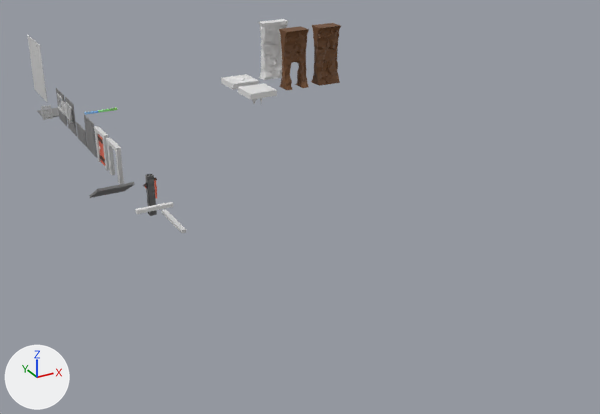
The Blender file Project/Blender/HouseParts.blend: old version first, new version second.
One viewpoint serves both versions: a camera (50 mm lens) standing at (-31.6, -36.0, 15.6) and looking at (-7.6, 7.6, -6.2). The lights are fixed; the arrows at lower left show +X, +Y and +Z.
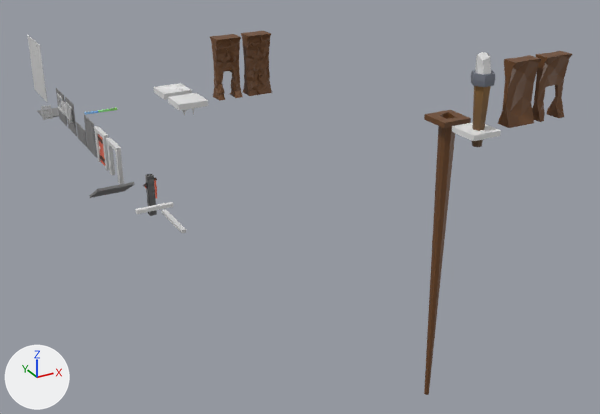
Where the change shows, as pixel boxes (x1, y1, x2, y2) in the pictures (600 x 414 px):
'Cube.004', moved: before (311, 23, 341, 86); after (497, 55, 541, 128)
'Cube.008', added (brown): after (424, 110, 471, 395)
'Cube.005', moved: before (279, 26, 309, 90); after (210, 34, 243, 101)
'Cube.011', added (brown): after (532, 51, 572, 122)
'Cube.006', added (brown): after (241, 31, 272, 96)
'Light_08.001', added: after (471, 52, 495, 147)
'Cube.002', deleted: before (258, 19, 288, 80)
'Cube.007', moved: before (238, 83, 277, 104); after (168, 93, 208, 115)
'Cube.003', moved: before (221, 74, 259, 90); after (153, 83, 192, 100)
'Cube', added: after (452, 122, 501, 141)

Edits to the bpy script that builds the scene:
```text
Add img_base_color_texture:
    img_base_color_texture = load_image('base_color_texture', '../Assets/LowPolyAssetBundle/LowPolyDungeons/Textures/Texture_01.png', 1024, 1024, 'sRGB')
Add mat_dungeon_mat_01_001:
    mat_dungeon_mat_01_001 = principled_material('Dungeon_Mat_01.001')
    mat_dungeon_mat_01_001.texture = img_base_color_texture
    mat_dungeon_mat_01_001.roughness = 0.75
    mat_dungeon_mat_01_001.specular_ior_level = 1.0
Add mat_light_01:
    mat_light_01 = principled_material('Light_01')
    mat_light_01.base_color = (0.8, 0.8, 0.8)  # white #e7e7e7
Add mat_egidio_001:
    mat_egidio_001 = principled_material('egidio.001')
    mat_egidio_001.base_color = (0.157, 0.0633, 0.0186)  # brown #6e4725
    mat_egidio_001.specular_ior_level = 0.551
Add me_mesh_002:
    me_mesh_002.from_pydata(...)  # 66 vertices, 106 faces; spans x -0.082..0.082, y -0.359..0.262, z -0.071..0.071
    # faces by material slot: [80, 26]
    me_mesh_002.materials.append(mat_dungeon_mat_01_001)  # picture img_base_color_texture
    me_mesh_002.materials.append(mat_light_01)  # white #e7e7e7
Add me_cube_027:
    me_cube_027.from_pydata(...)  # 49 vertices, 40 faces; spans x -1.0..1.0, y -1.0..1.0, z -120.6..1.5
    me_cube_027.materials.append(mat_egidio_001)  # brown #6e4725
Add me_cube:
    me_cube.from_pydata(...)  # 50 vertices, 48 faces; spans x -1.0..1.0, y -1.0..1.0, z -1.0..1.42
Add me_cube_007:
    me_cube_007.from_pydata(...)  # 64 vertices, 89 faces; spans x -2.69..2.7, y -0.6..0.6, z 0.0..3.95
    me_cube_007.materials.append(mat_egidio)  # brown #6e4725
Add me_cube_006:
    me_cube_006.from_pydata(...)  # 326 vertices, 296 faces; spans x -2.3..2.3, y -0.66..0.66, z 0.0..4.0
    me_cube_006.materials.append(mat_egidio)  # brown #6e4725
Remove ob_cube_002:
    ob_cube_002 = bpy.data.objects.new('Cube.002', me_cube_009)
    ob_cube_002.location = (-4.9, 16.48, 0.06)
    ob_cube_002.scale = (0.0037, 0.01, 0.0085)
Change ob_cube_003:
    ob_cube_003.location: (-7.62, 16.48, 0.06) -> (-12.66, 16.48, 0.06)
Change ob_cube_004:
    ob_cube_004.location: (-2.38, 13.44, 0.06) -> (3.07, 0.0, 0.0)
Change ob_cube_005:
    ob_cube_005.location: (-4.9, 13.44, 0.06) -> (-9.94, 13.44, 0.06)
Change ob_cube_007:
    ob_cube_007.location: (-7.62, 13.69, 0.06) -> (-12.66, 13.69, 0.06)
Add ob_light_08_001:
    ob_light_08_001 = bpy.data.objects.new('Light_08.001', me_mesh_002)
    ob_light_08_001.location = (0.0, -0.18, 2.36)
    ob_light_08_001.rotation_euler = (1.571, 0.0, 0.0)  # degrees (90, 0, 0)
    ob_light_08_001.scale = (8.95, 8.95, 8.95)
Add ob_cube_008:
    ob_cube_008 = bpy.data.objects.new('Cube.008', me_cube_027)
    ob_cube_008.location = (0.0, 2.71, 0.0)
    ob_cube_008.scale = (1.0, 1.0, 0.17)
Add ob_cube:
    ob_cube = bpy.data.objects.new('Cube', me_cube)
    ob_cube.location = (0.0, 0.0, 0.0)
    ob_cube.scale = (1.0, 1.0, 0.17)
Add ob_cube_011:
    ob_cube_011 = bpy.data.objects.new('Cube.011', me_cube_007)
    ob_cube_011.location = (5.55, 0.0, 0.0)
    ob_cube_011.scale = (0.37, 0.85, 1.0)
Add ob_cube_006:
    ob_cube_006 = bpy.data.objects.new('Cube.006', me_cube_006)
    ob_cube_006.location = (-7.74, 13.44, 0.06)
    ob_cube_006.scale = (0.37, 0.85, 1.0)
```
